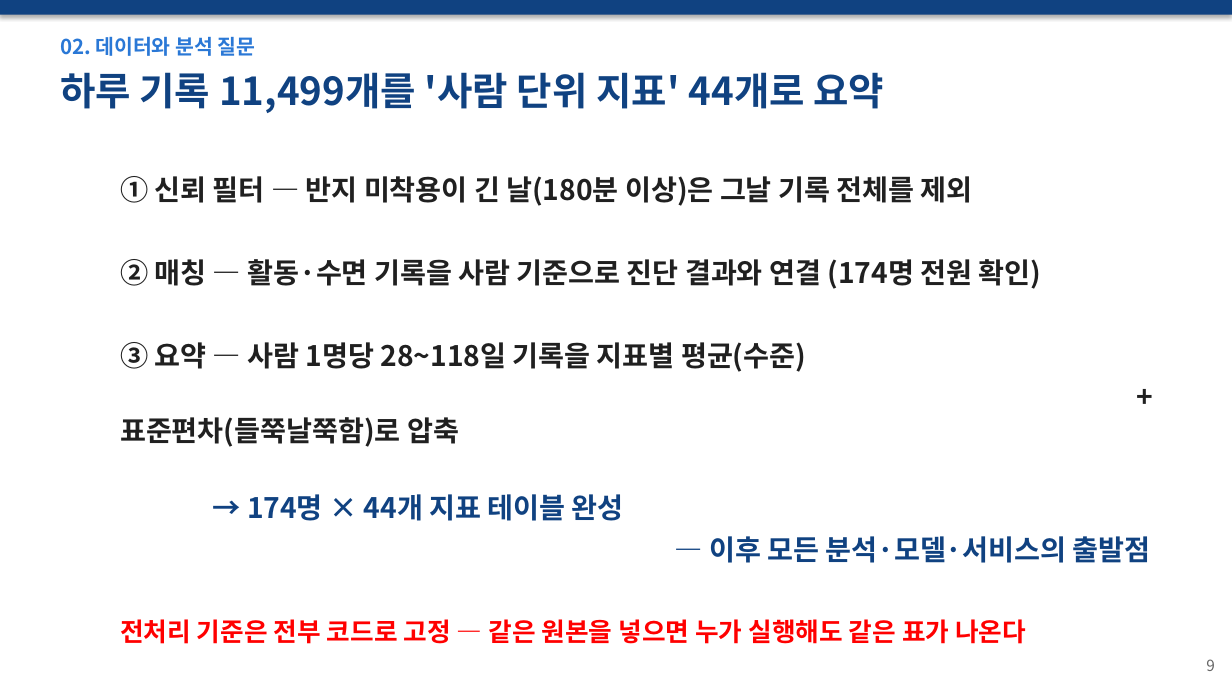
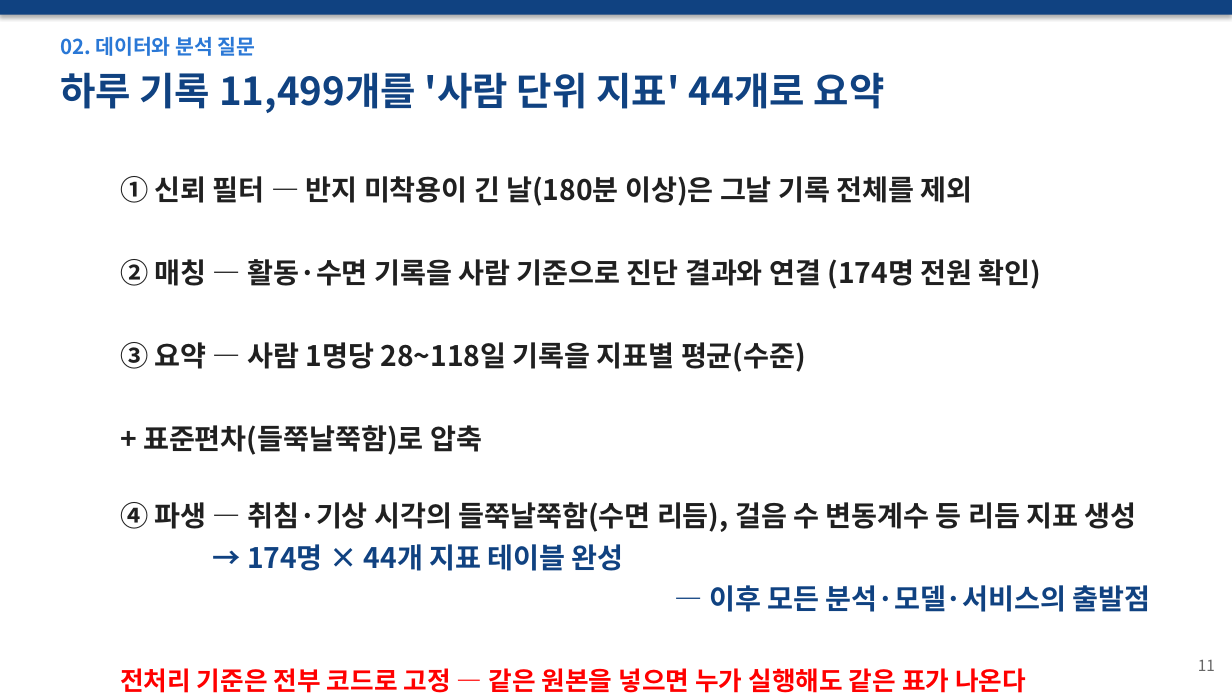
Before and after one commit to wpalswpa/dementia-screening, a slide deck: slide 11 of 발표자료_최종본_v5.pptx (slide 9 before the commit). Drawn at 1232x693 pixels with LibreOffice and Linux fonts; fonts in the diff are those of the drawing. Boxes give left, top, right and bottom in pixels: in the first picture for what was removed or moved away, otherwise in the second. Text is boxed around its words. In the diff, an @@ line names an element or a change of style, - is before the commit and + after.

Commit message:
발표자료: 작성가이드 필수 구성 반영 (23→27장)
- 추가: 프로젝트 일정(2), 팀원 업무분장(3), 분석종합→서비스 도출(18), DB 구축(23)
- 13→15페이지: 베이스라인 행 제거, RF vs 로지스틱 비교 + 채택 이유 한 줄
- 9→11페이지: 전처리에 파생 지표(수면 리듬) 단계 추가 (기획안 04절 정합)
- 부연 문구 정리, 페이지 번호 재정렬

```diff
--- a/발표자료_최종본_v5.pptx
+++ b/발표자료_최종본_v5.pptx
@@ text at [120,502,1137,532]: paragraph added @@
+④ 파생 — 취침·기상 시각의 들쭉날쭉함(수면 리듬), 걸음 수 변동계수 등 리듬 지표 생성
@@ text at [1198,659,1215,671]: text changed @@
-9
+11
```
Also in this commit, not shown: 20 other slides changed, 4 slides added.
